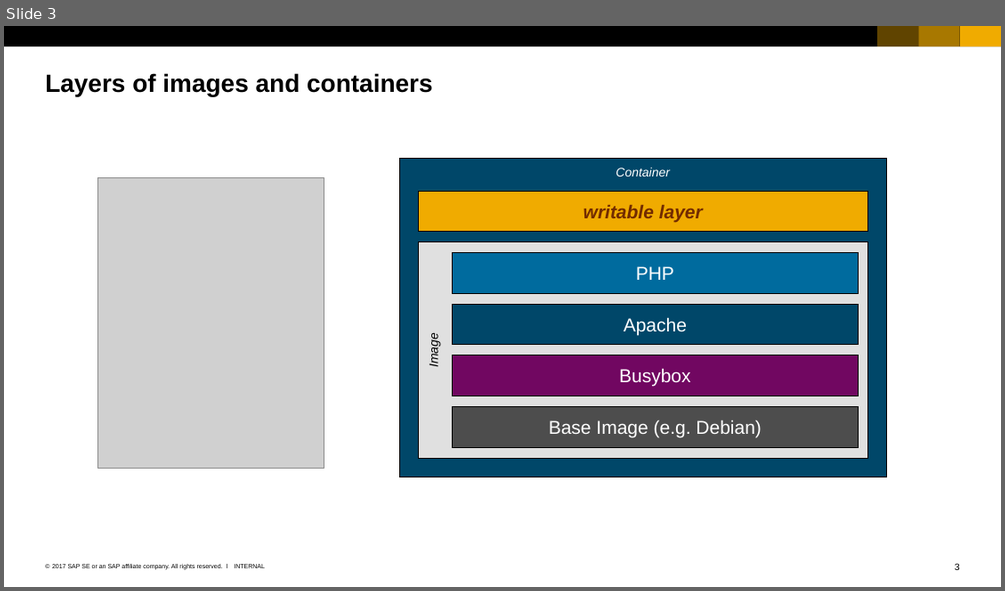
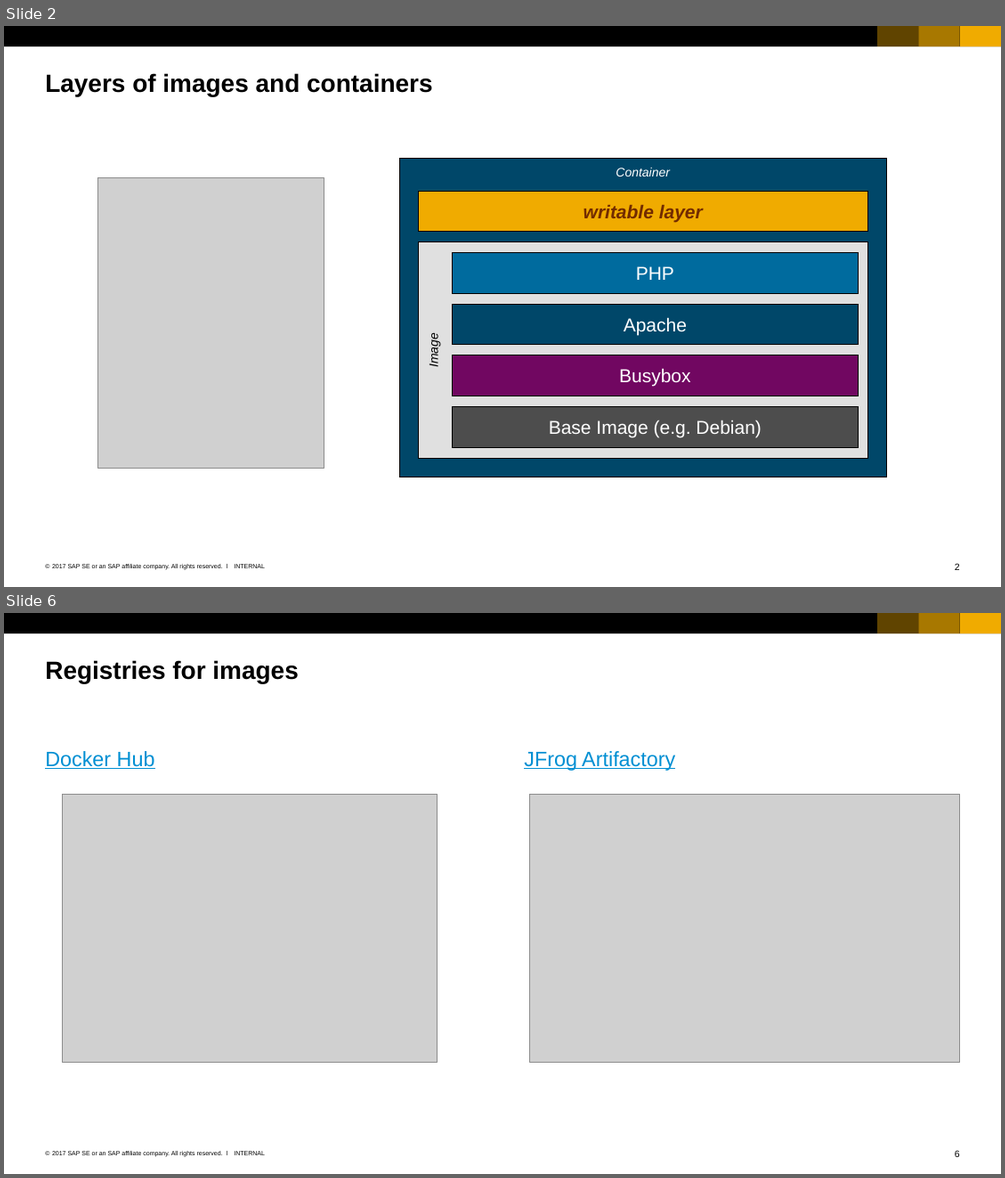
Before and after one commit to cuijiyao01/docker-k8s-training, a slide deck: docker/04_Images.pptx. Shown one above the other, each under a label of ours: slide 3 before the commit, slides 2 and 6 after it; the slides between them are not shown. The pictures are 1005x591 and 1005x1178 pixels, drawn with LibreOffice and Linux fonts; fonts in the diff are those of the drawing; grey boxes stand for pictures. Boxes give left, top, right and bottom in pixels: in the first picture for what was removed or moved away, otherwise in the second. Text is boxed around its words. In the diff, an @@ line names an element or a change of style, - is before the commit and + after.

Commit message:
Some polishing of the Docker slides.

```diff
--- a/docker/04_Images.pptx
+++ b/docker/04_Images.pptx
@@ slide 6 added at (x1=4, y1=613, x2=1001, y2=1174), background #FFFFFF; not listed: 7 template elements that a slide beside it also shows @@
@@ title added at (x1=45, y1=660, x2=298, y2=683), 24 pt, text #000000, bold @@
+Registries for images
@@ text added at (x1=45, y1=751, x2=155, y2=769), 20 pt, text #008FD3, underline @@
+Docker Hub
@@ text added at (x1=524, y1=751, x2=675, y2=771), 20 pt, text #008FD3, underline @@
+JFrog Artifactory
@@ picture added at (x1=62, y1=795, x2=437, y2=1062) @@
@@ picture added at (x1=529, y1=795, x2=959, y2=1062) @@
@@ what was slide 3 is now slide 2 @@
```
Also in this commit, not shown: 3 slides changed, 1 other slide added, 3 slides removed, 3 other files.
